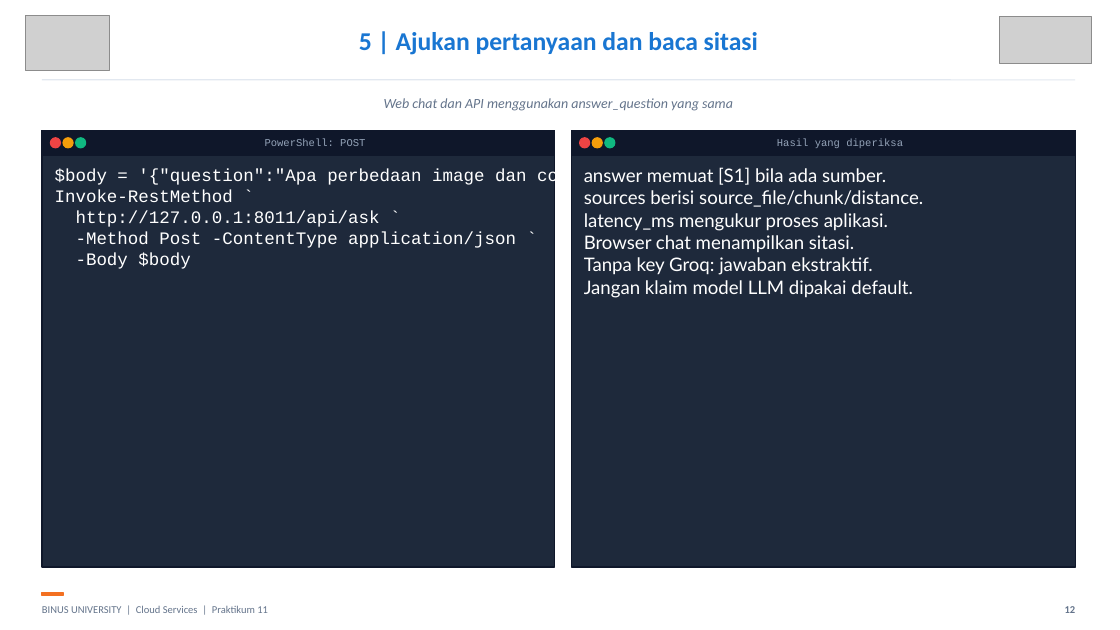
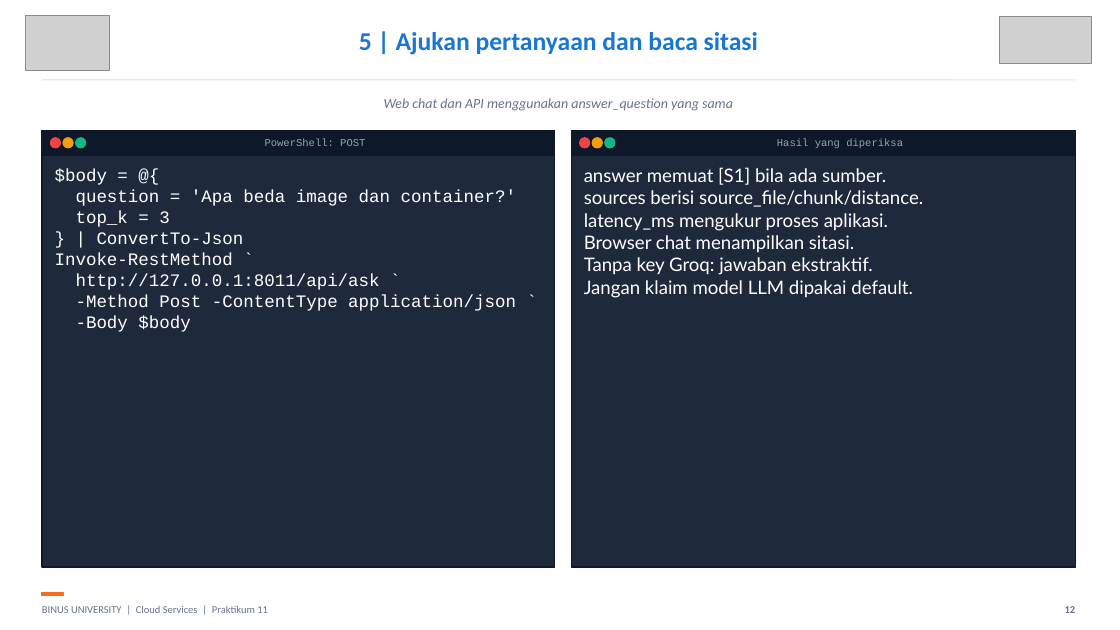
Before and after one commit to SeedFlora/meet11CloudService, a slide deck: slide 12 of slides/LAB11_RAG_pgvector_Bukti_Live.pptx. Drawn at 1120x630 pixels with LibreOffice and Linux fonts; fonts in the diff are those of the drawing; grey boxes stand for pictures. Boxes give left, top, right and bottom in pixels: in the first picture for what was removed or moved away, otherwise in the second. Text is boxed around its words. In the diff, an @@ line names an element or a change of style, - is before the commit and + after.

```diff
--- a/slides/LAB11_RAG_pgvector_Bukti_Live.pptx
+++ b/slides/LAB11_RAG_pgvector_Bukti_Live.pptx
@@ text at [55, 169, 516, 332]: text changed @@
-$body = '{"question":"Apa perbedaan image dan container?","top_k":3}'
-Invoke-RestMethod `
-http://127.0.0.1:8011/api/ask `
--Method Post -ContentType application/json `
--Body $body
+$body = @{
+question = 'Apa beda image dan container?'
+top_k = 3
+} | ConvertTo-Json
+Invoke-RestMethod `
+http://127.0.0.1:8011/api/ask `
+-Method Post -ContentType application/json `
+-Body $body
```
Also in this commit, not shown: 11 other slides changed.
